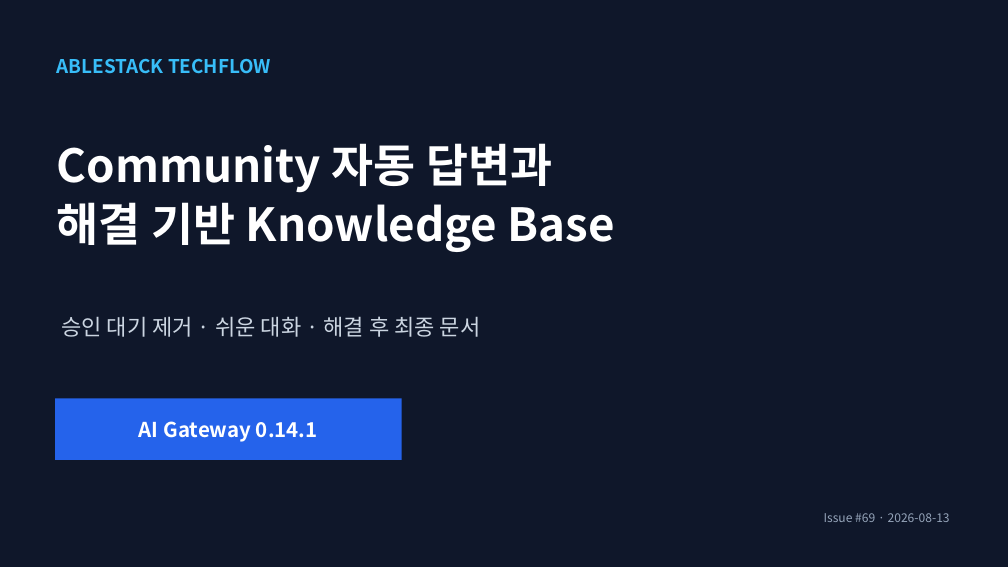
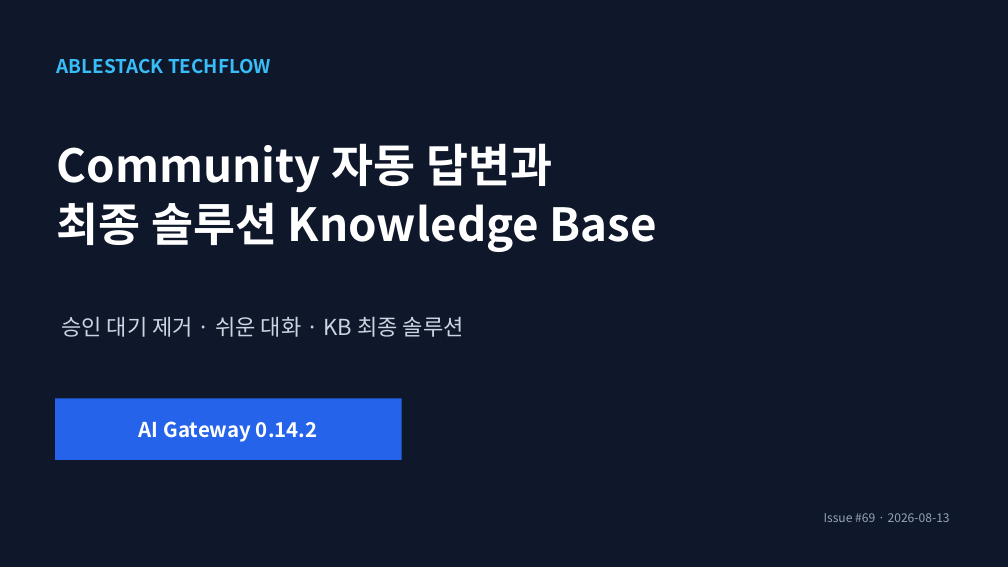
Before and after one commit to dhslove/ablestack-techflow, a slide deck: slide 1 of output/presentation/techflow-community-auto-publish-kb.pptx. Drawn at 1008x567 pixels with LibreOffice and Linux fonts; fonts in the diff are those of the drawing. Boxes give left, top, right and bottom in pixels: in the first picture for what was removed or moved away, otherwise in the second. Text is boxed around its words. In the diff, an @@ line names an element or a change of style, - is before the commit and + after.

Commit message:
feat: Knowledge Base를 최종 솔루션으로 지정

```diff
--- a/output/presentation/techflow-community-auto-publish-kb.pptx
+++ b/output/presentation/techflow-community-auto-publish-kb.pptx
@@ text at box(57, 143, 657, 252): text changed @@
-Community 자동 답변과
-해결 기반 Knowledge Base
+Community 자동 답변과
+최종 솔루션 Knowledge Base
@@ text at box(61, 316, 464, 337): text changed @@
-승인 대기 제거 · 쉬운 대화 · 해결 후 최종 문서
+승인 대기 제거 · 쉬운 대화 · KB 최종 솔루션
@@ text at box(139, 421, 318, 442): text changed @@
-AI Gateway 0.14.1
+AI Gateway 0.14.2
```
Also in this commit, not shown: 4 other slides changed, 29 other files.
